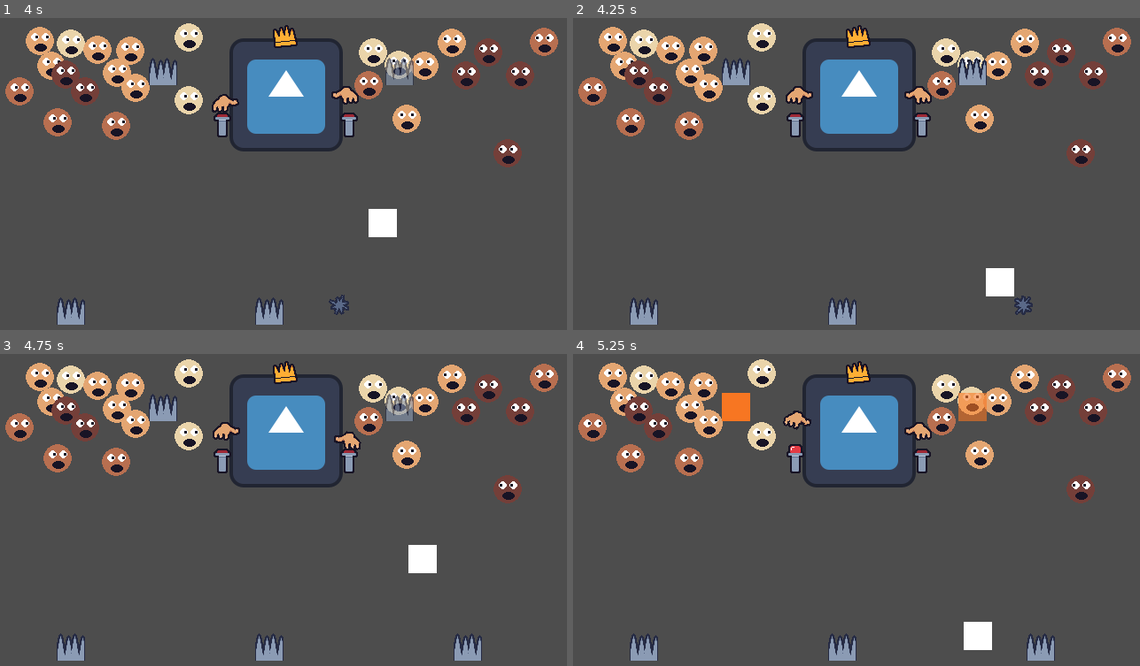
Above: before the commit, frames 1-4 (two rows, left to right).
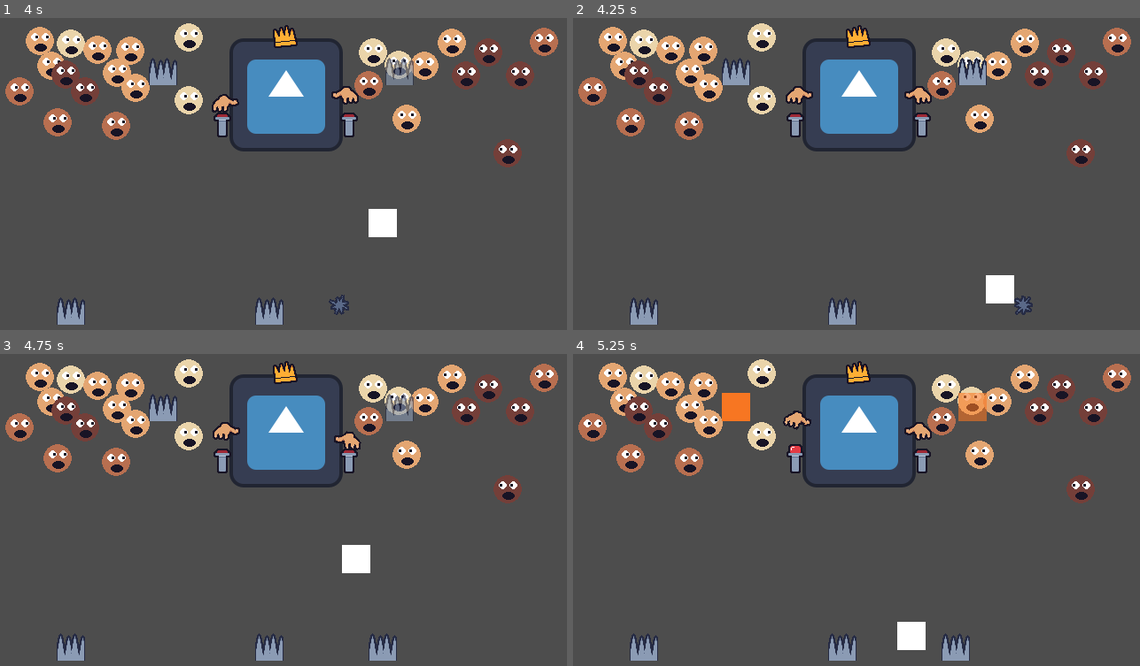
Above: after the commit, the same moments.

Repository: coelhucas/ggj-2024
Game: Godot game, scene res://src/scenes/main.tscn
Same seed, same stepped clock (60 frames per second), same inputs: the game is played once before the commit and once after it. The engine's default icon, where the game draws it, is replaced by a stand-in: a white triangle on a blue panel in a dark square.
Inputs:
- Up to frame 1 (4 s): tap Enter at 0.5 s; hold D (p1_right) 0.53-2.03 s; tap Left (p2_left) at 0.6, 2.1, 3.6 s; tap W (p1_up) at 0.77, 1.52, 3.02, 3.77 s; tap Right (p2_right) at 1.35, 2.85 s; hold A (p1_left) 2.03-2.78 s; hold D (p1_right) from 2.78 s (still down)
- Up to frame 2 (4.25 s): keep holding D (p1_right)
- Up to frame 3 (4.75 s): release D (p1_right) at 4.28 s; hold A (p1_left) from 4.28 s (still down); tap Right (p2_right) at 4.35 s; tap W (p1_up) at 4.52 s
- Up to frame 4 (5.25 s): release A (p1_left) at 5.03 s; hold D (p1_right) from 5.03 s (still down); tap Left (p2_left) at 5.1 s

Frame 1 is identical in both runs. In frame 2, 0.2% of the frame differs, in the area x 72-78%, y 80-92%; in frame 3, 1.7%, in the area x 60-85%, y 9-99%; in frame 4, 1.7%.

Commit message:
update spikeball

Diff:
--- a/src/scenes/traps/spike_ball.gd
+++ b/src/scenes/traps/spike_ball.gd
@@ -17,6 +17,7 @@
 
 func _on_hitbox_body_entered(body):
 	body.take_damage()
+	queue_free()
 
 
 func _on_visible_on_screen_notifier_2d_screen_exited():
--- a/src/scenes/traps/spike_ball.tscn
+++ b/src/scenes/traps/spike_ball.tscn
@@ -7,7 +7,7 @@
 size = Vector2(22, 20)
 
 [sub_resource type="RectangleShape2D" id="RectangleShape2D_1sv12"]
-size = Vector2(12, 20)
+size = Vector2(12, 11)
 
 [node name="SpikeBall" type="CharacterBody2D"]
 script = ExtResource("1_03u12")
@@ -23,6 +23,7 @@
 shape = SubResource("RectangleShape2D_dhuhf")
 
 [node name="CollisionShape2D" type="CollisionShape2D" parent="."]
+position = Vector2(0, 4.5)
 shape = SubResource("RectangleShape2D_1sv12")
 
 [node name="VisibleOnScreenNotifier2D" type="VisibleOnScreenNotifier2D" parent="."]
